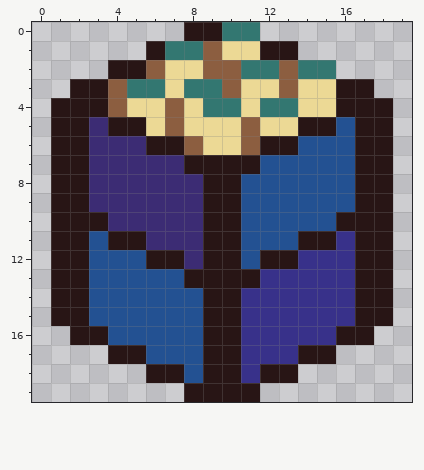
A pixel-art sprite gets an edit: scr/assets/images/caja.png. The picture above was drawn from the file before the commit.
The file is 20x20 pixels.
Once edited:
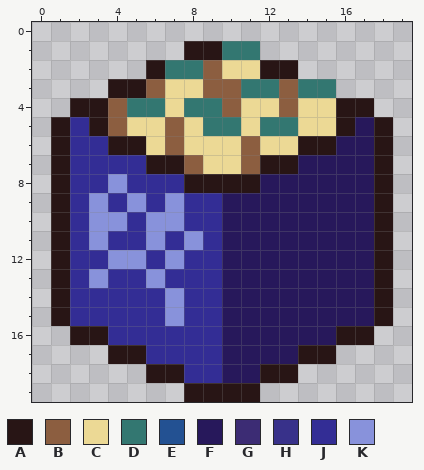
Palette (. is transparent): A #281515  B #8c5e40  C #ecd995  D #337771  E #235192  F #27185b  G #3c2c74  H #38318a  J #332d95  K #8892db
From old to new:
Changed rows in their new state; - is an unchanged pixel.
first column x 1:
 0 -------....-------
 1 -----..AADD..-----
 2 ---..ADD-CCAA..---
 3 -..AAB-CB-DD-DD..-
 4 .---DDCD-B-CB----.
 5 -JABC---DDCDDCCAF-
 6 -JJAACBC---CCAAFF-
 7 -JJJJAABCCBAAFFFF-
 8 -JJKJJJA--AFFFFFF-
 9 -JKJKJKJJFFFFFFFF-
10 -JKKJKKJJFFFFFFFF-
11 -JKJJKJKJFFFFFFFF-
12 -JJKKJKJJFFFFFFFF-
13 -JKJJKJJJFFFFFFFF-
14 -JJJJJKJJFFFFFFFF-
15 -JJJJJKJJFFFFFFFF-
16 ---JJJJJJFFFFFF---
17 -----JJJJFFFF-----
18 -------JJFF-------
Boxes around the changes in both pictures, in picture pixels (x1, y1, x2, y2):
changed: (51, 22, 393, 383)
